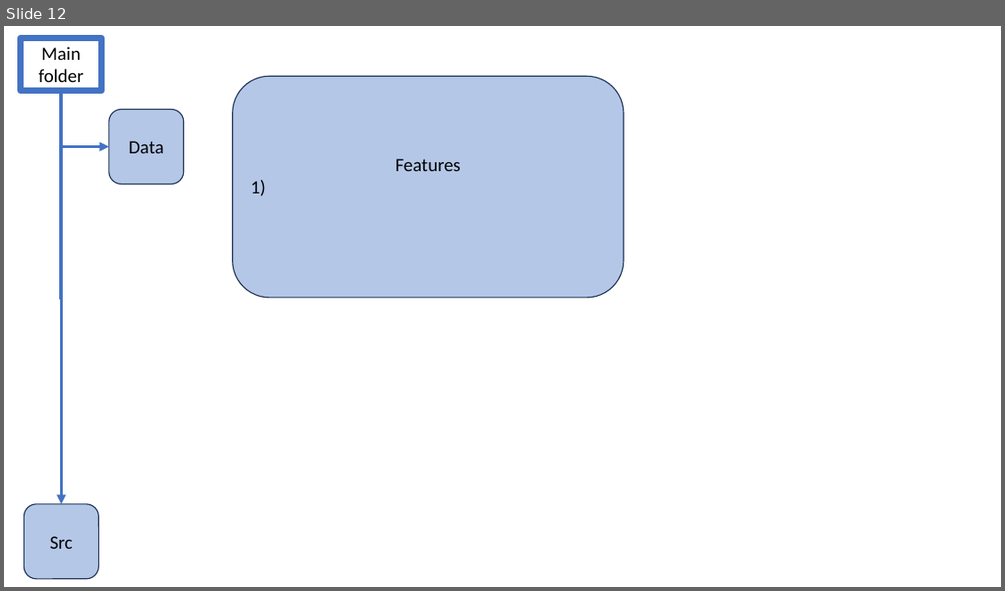
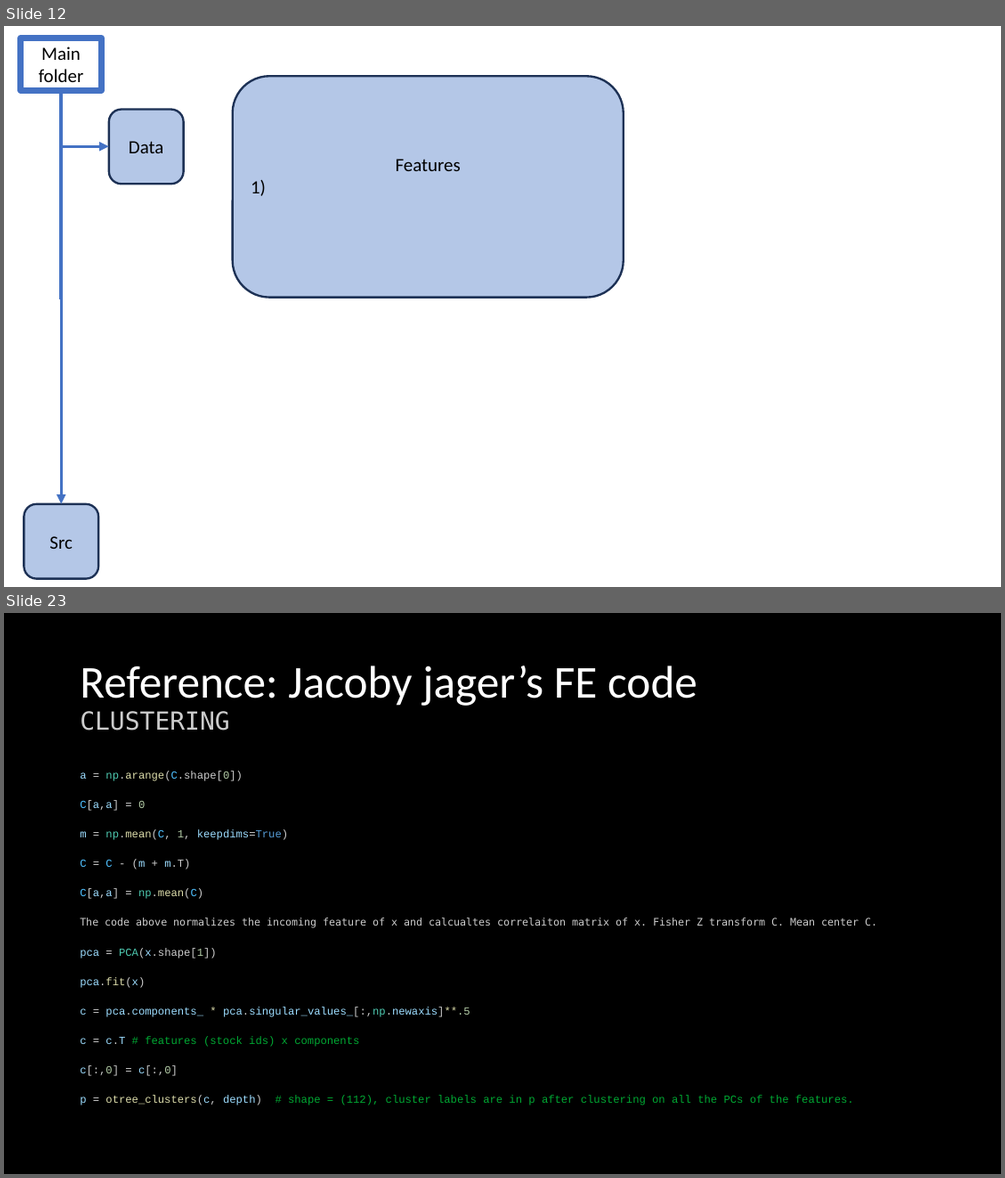
Before and after one commit to JosePeeterson/Optiver-Realized-Volatility-Prediction, a slide deck: docs/Project_help_n_ideas.pptx. Shown one above the other, each under a label of ours: slide 12 before the commit, slides 12 and 23 after it; the slides between them are not shown. The pictures are 1005x591 and 1005x1178 pixels, drawn with LibreOffice and Linux fonts; fonts in the diff are those of the drawing. Boxes give left, top, right and bottom in pixels: in the first picture for what was removed or moved away, otherwise in the second. Text is boxed around its words. In the diff, an @@ line names an element or a change of style, - is before the commit and + after.

Commit message:
Meaningful features for liquidity are added; BUCKETIZING IRREGULARLY SPACED DATA WITHIN FIRST 10 MINS FOR EACH STOCK TO MAKE THEM COMPARABLE ACROSS STOCKS. CREATE GRANULARITY WITHIN 10 FIRST MINS.This is a way to standardize data arriving at irreguar seconds. Next step will be clustering

```diff
--- a/docs/Project_help_n_ideas.pptx
+++ b/docs/Project_help_n_ideas.pptx
@@ slide 23 added at [4, 613, 1001, 1174], background #000000 @@
@@ title added at [80, 666, 697, 730], 44 pt, text #FFFFFF @@
+Reference: Jacoby jager’s FE code
+CLUSTERING
@@ text added at [80, 771, 877, 1105], 10.5 pt, text #CCCCCC @@
+a = np.arange(C.shape[0])
+C[a,a] = 0
+m = np.mean(C, 1, keepdims=True)
+C = C - (m + m.T)
+C[a,a] = np.mean(C)
+The code above normalizes the incoming feature of x and calcualtes correlaiton matrix of x. Fisher Z transform C. Mean center C.
+pca = PCA(x.shape[1])
+pca.fit(x)
+c = pca.components_ * pca.singular_values_[:,np.newaxis]**.5
+c = c.T # features (stock ids) x components
+c[:,0] = c[:,0]
+p = otree_clusters(c, depth) # shape = (112), cluster labels are in p after clustering on all the PCs of the features.
@@ slide 12 changed as well @@
@@ outline #1E3256 1 pt to #1D3155 2 pt; proportions changed in 3 elements at [109, 109, 184, 184], [24, 504, 99, 579], [233, 76, 624, 297] @@
```
Also in this commit, not shown: 5 other slides changed, 36 other slides added, 7 other files.
